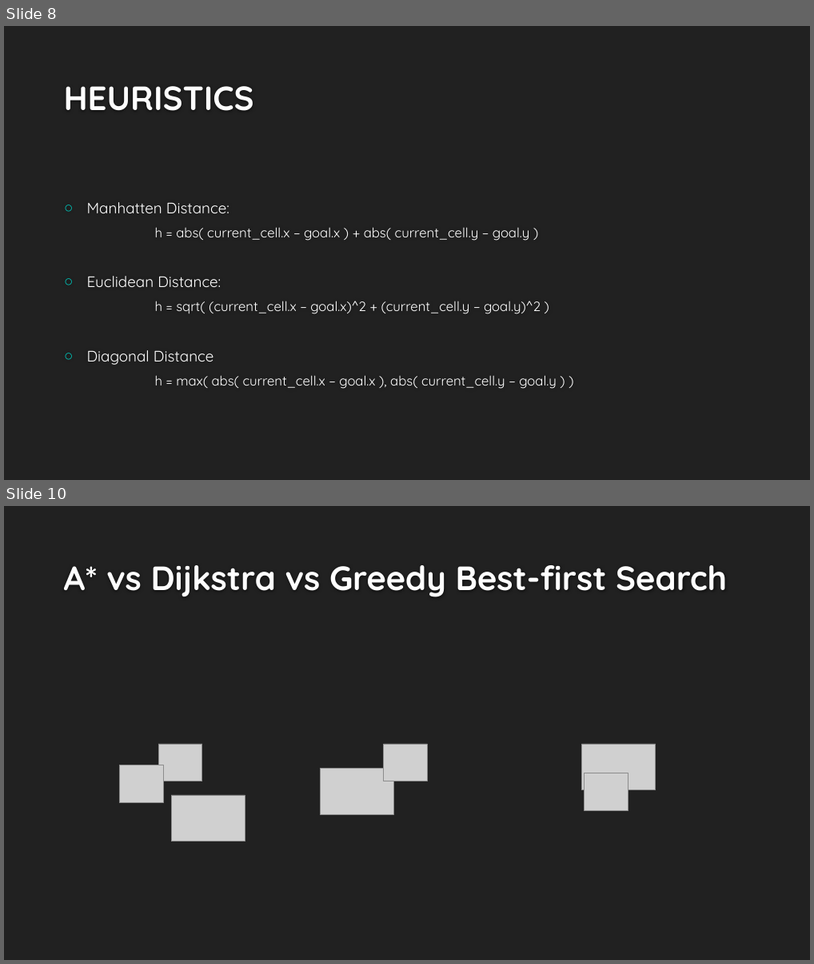
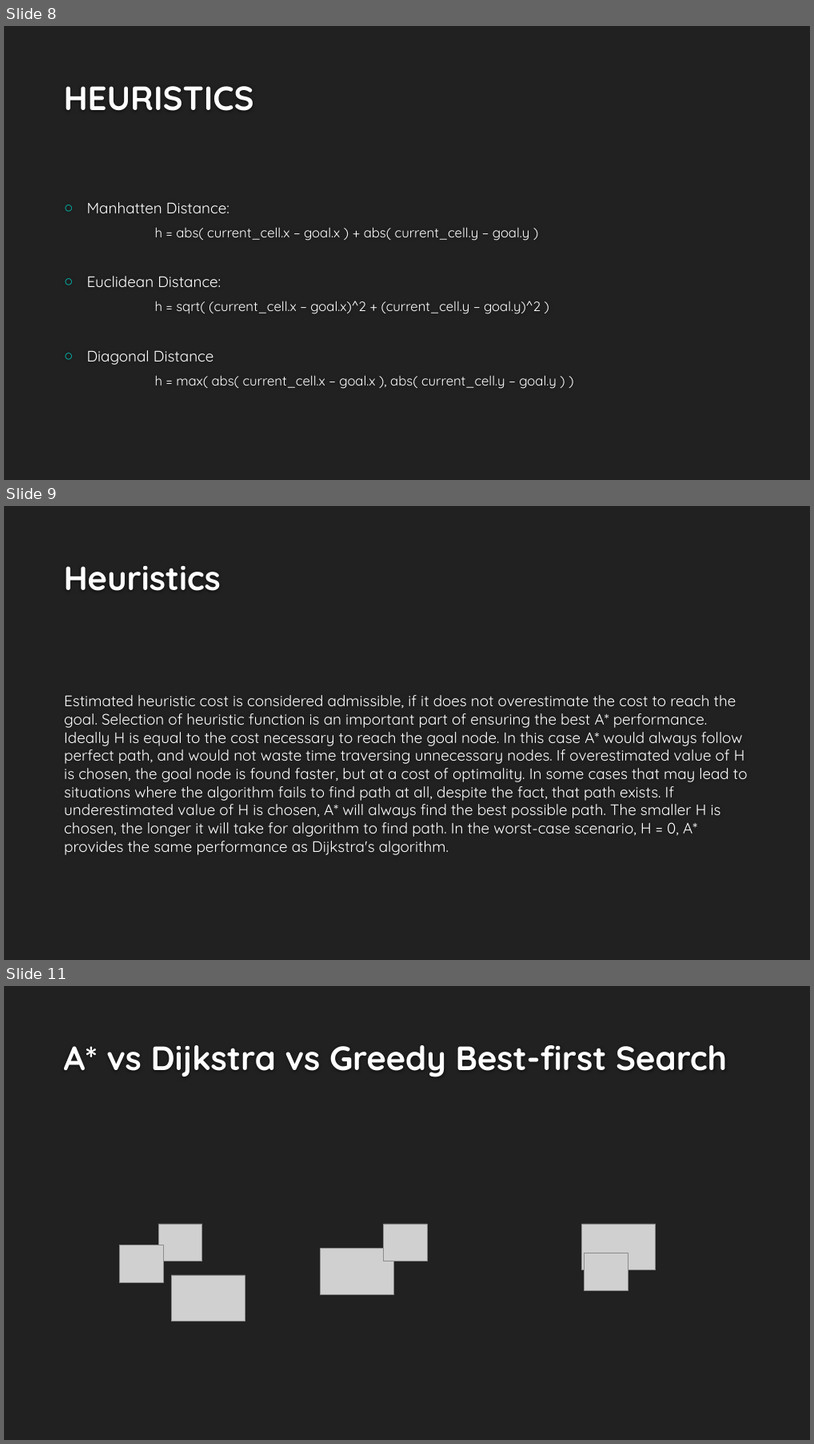
Before and after one commit to jhalak27/Analysis-of-Path-Finding-Algorithms, a slide deck: PathfindingAlgos.pptx. Shown one above the other, each under a label of ours: slides 8 and 10 before the commit, slides 8, 9 and 11 after it; the slides between them are not shown. The pictures are 814x964 and 814x1444 pixels, drawn with LibreOffice and Linux fonts; fonts in the diff are those of the drawing; grey boxes stand for pictures; background and template pictures are left out. Boxes give left, top, right and bottom in pixels: in the first picture for what was removed or moved away, otherwise in the second. Text is boxed around its words. In the diff, an @@ line names an element or a change of style, - is before the commit and + after.

Commit message:
added comparing heuristics

```diff
--- a/PathfindingAlgos.pptx
+++ b/PathfindingAlgos.pptx
@@ slide 9 added at (4,506,810,960), background #212121 @@
@@ title added at (64,566,221,591), 40 pt, text #FEFEFE, bold @@
+Heuristics
@@ text added at (64,695,748,855), 18 pt, text #FFFFFF @@
+Estimated heuristic cost is considered admissible, if it does not overestimate the cost to reach the goal. Selection of heuristic function is an important part of ensuring the best A* performance. Ideally H is equal to the cost necessary to reach the goal node. In this case A* would always follow perfect path, and would not waste time traversing unnecessary nodes. If overestimated value of H is chosen, the goal node is found faster, but at a cost of optimality. In some cases that may lead to situations where the algorithm fails to find path at all, despite the fact, that path exists. If underestimated value of H is chosen, A* will always find the best possible path. The smaller H is chosen, the longer it will take for algorithm to find path. In the worst-case scenario, H = 0, A* provides the same performance as Dijkstra's algorithm.
@@ what was slide 10 is now slide 11 @@
```
Also in this commit, not shown: 1 slide changed, 1 other slide added.
